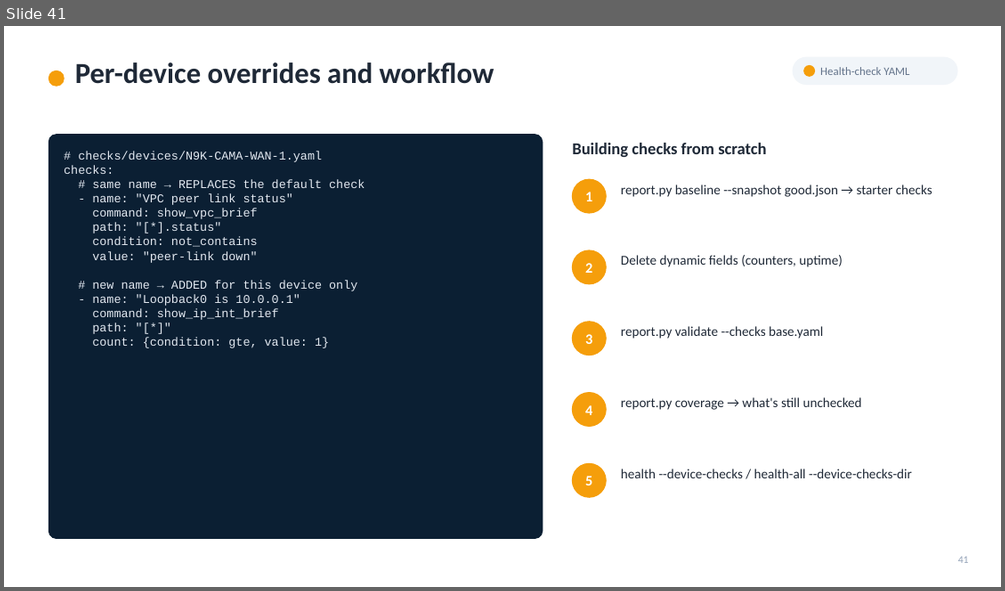
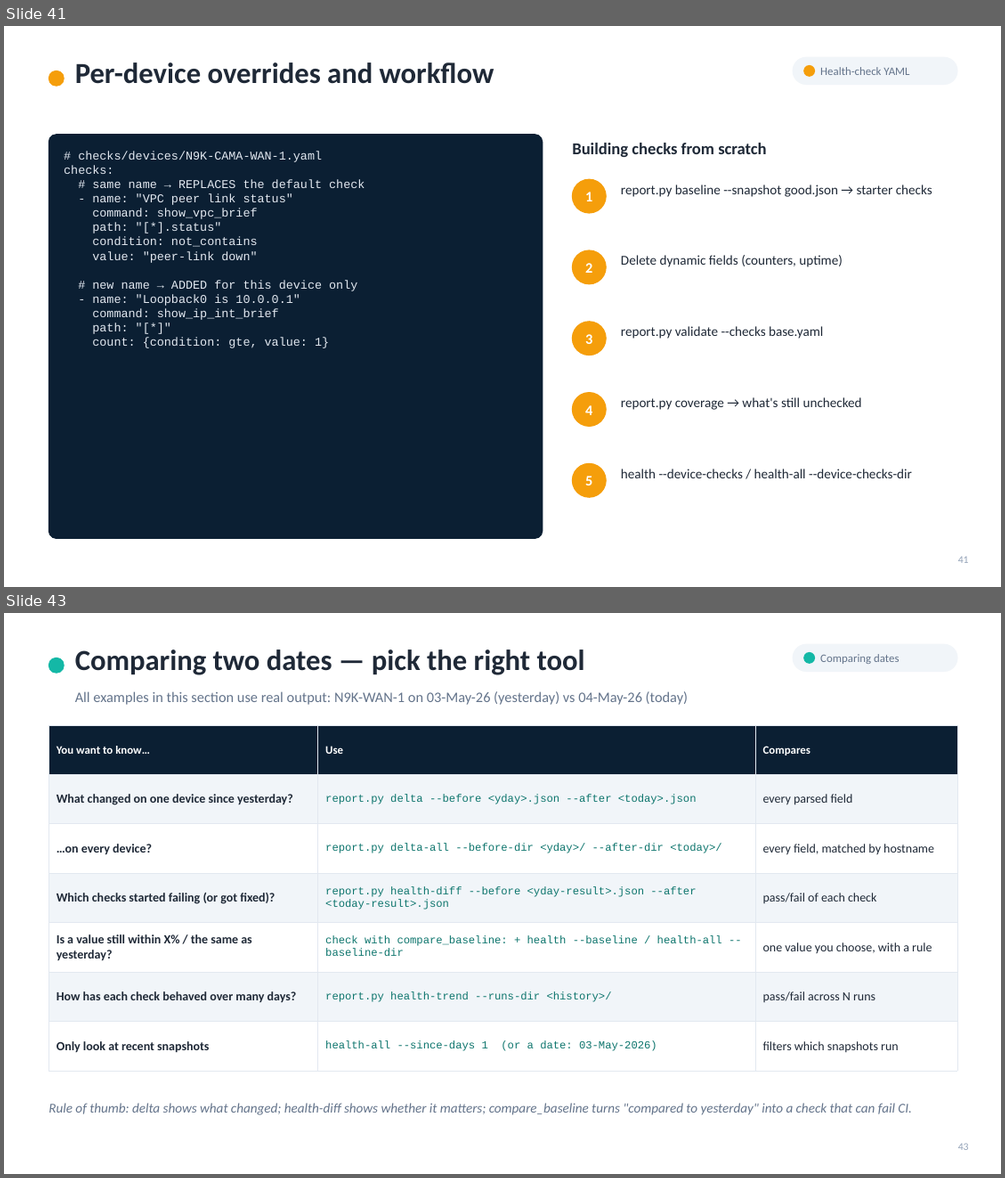
Before and after one commit to omi23484/checklist-project, a slide deck: docs/Network_CLI_Parser_Usage_Guide.pptx. Shown one above the other, each under a label of ours: slide 41 before the commit, slides 41 and 43 after it; the slides between them are not shown. The pictures are 1005x591 and 1005x1178 pixels, drawn with LibreOffice and Linux fonts; fonts in the diff are those of the drawing. Boxes give left, top, right and bottom in pixels: in the first picture for what was removed or moved away, otherwise in the second. Text is boxed around its words. In the diff, an @@ line names an element or a change of style, - is before the commit and + after.

```diff
--- a/docs/Network_CLI_Parser_Usage_Guide.pptx
+++ b/docs/Network_CLI_Parser_Usage_Guide.pptx
@@ slide 43 added at (4,613,1001,1174), background #FFFFFF @@
@@ ellipse added at (48,657,64,673), fill #14B8A6, outline #14B8A6 1 pt @@
@@ text added at (75,649,585,675), 28 pt, text #1F2937, bold @@
+Comparing two dates — pick the right tool
@@ rounded rectangle added at (793,644,957,672), fill #F1F5F9, outline #F1F5F9 1 pt @@
@@ ellipse added at (804,653,815,663), fill #14B8A6, outline #14B8A6 1 pt @@
@@ text added at (820,654,898,664), 11 pt, text #64748B @@
+Comparing dates
@@ text added at (75,691,688,705), 14 pt, text #64748B @@
+All examples in this section use real output: N9K-WAN-1 on 03-May-26 (yesterday) vs 04-May-26 (today)
@@ table added at (48,725,957,1056), 7 rows, 3 columns @@
+You want to know… | Use | Compares
+What changed on one device since yesterday? | report.py delta --before <yday>.json --after <today>.json | every parsed field
+…on every device? | report.py delta-all --before-dir <yday>/ --after-dir <today>/ | every field, matched by hostname
+Which checks started failing (or got fixed)? | report.py health-diff --before <yday-result>.json --after <today-result>.json | pass/fail of each check
+Is a value still within X% / the same as yesterday? | check with compare_baseline: + health --baseline / health-all --baseline-dir | one value you choose, with a rule
+How has each check behaved over many days? | report.py health-trend --runs-dir <history>/ | pass/fail across N runs
+Only look at recent snapshots | health-all --since-days 1 (or a date: 03-May-2026) | filters which snapshots run
@@ text added at (48,1103,912,1115), 13 pt, text #64748B, italic @@
+Rule of thumb: delta shows what changed; health-diff shows whether it matters; compare_baseline turns "compared to yesterday" into a check that can fail CI.
@@ text added at (958,1143,969,1150), 10 pt, text #94A3B8 @@
+43
```
Also in this commit, not shown: 13 slides changed, 8 other slides added, 6 other files.
